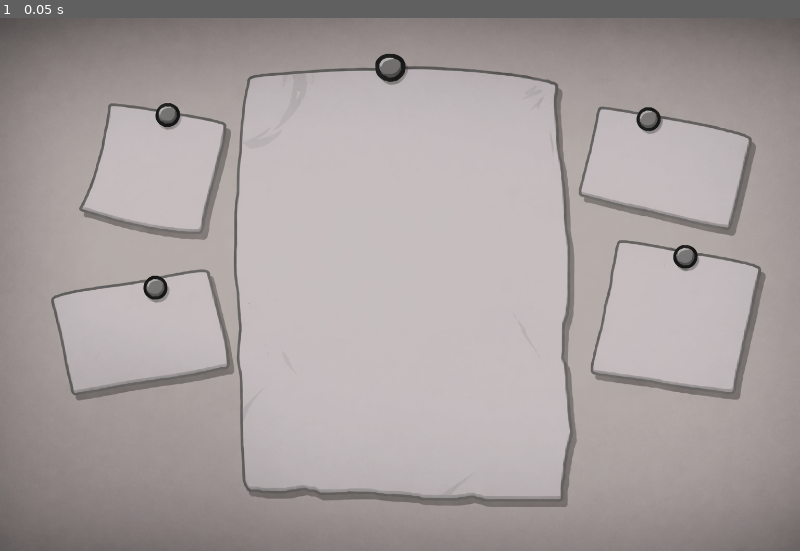
Above: before the commit, frame 1.
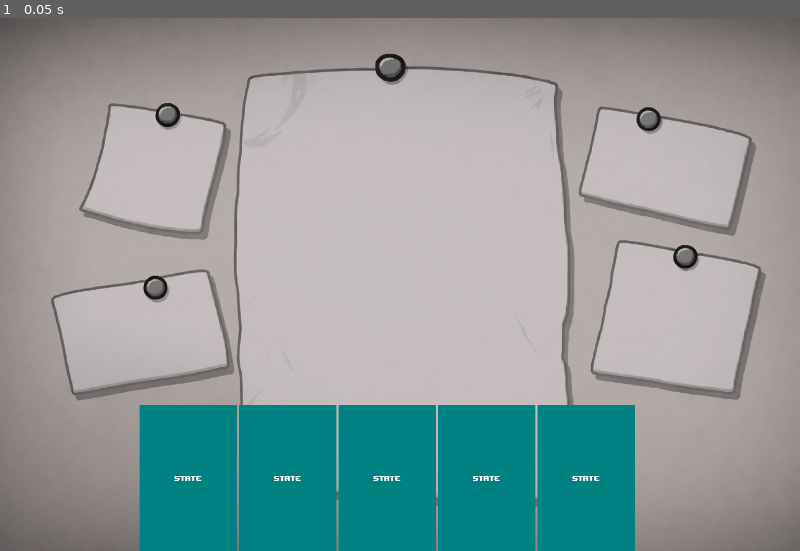
Above: after the commit, the same moment.

Repository: RadKob/game_
Game: Godot game, scene res://scenes/battle/battle.tscn
Two runs of this game, one before a commit and one after it. Both use one fixed random seed, a clock stepped at 60 frames per second and the inputs below.
Inputs:
- Up to frame 1 (0.05 s): no input

The runs differ from the first frame. In frame 1, 17% of the frame differs, in the area x 17-80%, y 72-100%.

Commit message:
Third commit - Add CardDropArea and Hand

Diff:
--- a/scenes/battle/battle.tscn
+++ b/scenes/battle/battle.tscn
@@ -1,6 +1,10 @@
-[gd_scene load_steps=2 format=3 uid="uid://ceg20ts2igh34"]
+[gd_scene load_steps=4 format=3 uid="uid://ceg20ts2igh34"]
 
 [ext_resource type="Texture2D" uid="uid://b05ibuy4qry0f" path="res://art/background.png" id="1_7gynk"]
+[ext_resource type="PackedScene" uid="uid://do6vl01bx1air" path="res://scenes/card_ui/card_ui.tscn" id="2_ffvsa"]
+
+[sub_resource type="RectangleShape2D" id="RectangleShape2D_7gynk"]
+size = Vector2(640, 640)
 
 [node name="Battle" type="Node2D"]
 metadata/_edit_lock_ = true
@@ -10,3 +14,40 @@
 texture = ExtResource("1_7gynk")
 centered = false
 metadata/_edit_lock_ = true
+
+[node name="CardDropArea" type="Area2D" parent="."]
+collision_layer = 2
+
+[node name="CollisionShape2D" type="CollisionShape2D" parent="CardDropArea"]
+position = Vector2(775, 475)
+shape = SubResource("RectangleShape2D_7gynk")
+
+[node name="BattleUI" type="CanvasLayer" parent="."]
+
+[node name="Hand" type="HBoxContainer" parent="BattleUI"]
+anchors_preset = 7
+anchor_left = 0.5
+anchor_top = 1.0
+anchor_right = 0.5
+anchor_bottom = 1.0
+offset_left = -500.0
+offset_top = -280.0
+offset_right = 500.0
+grow_horizontal = 2
+grow_vertical = 0
+
+[node name="CardUI" parent="BattleUI/Hand" instance=ExtResource("2_ffvsa")]
+layout_mode = 2
+size_flags_horizontal = 0
+
+[node name="CardUI2" parent="BattleUI/Hand" instance=ExtResource("2_ffvsa")]
+layout_mode = 2
+
+[node name="CardUI3" parent="BattleUI/Hand" instance=ExtResource("2_ffvsa")]
+layout_mode = 2
+
+[node name="CardUI4" parent="BattleUI/Hand" instance=ExtResource("2_ffvsa")]
+layout_mode = 2
+
+[node name="CardUI5" parent="BattleUI/Hand" instance=ExtResource("2_ffvsa")]
+layout_mode = 2
--- a/scenes/card_ui/card_ui.tscn
+++ b/scenes/card_ui/card_ui.tscn
@@ -6,6 +6,7 @@
 size = Vector2(187, 280)
 
 [node name="CardUI" type="Control"]
+custom_minimum_size = Vector2(187, 280)
 layout_mode = 3
 anchors_preset = 15
 anchor_right = 1.0
